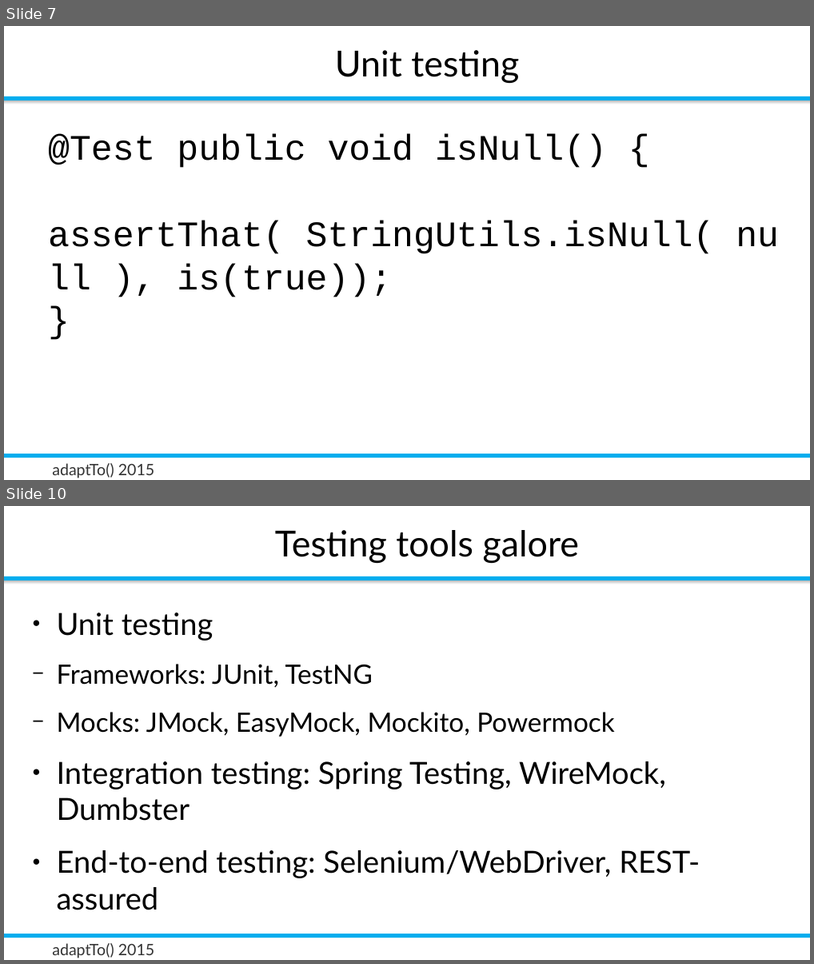
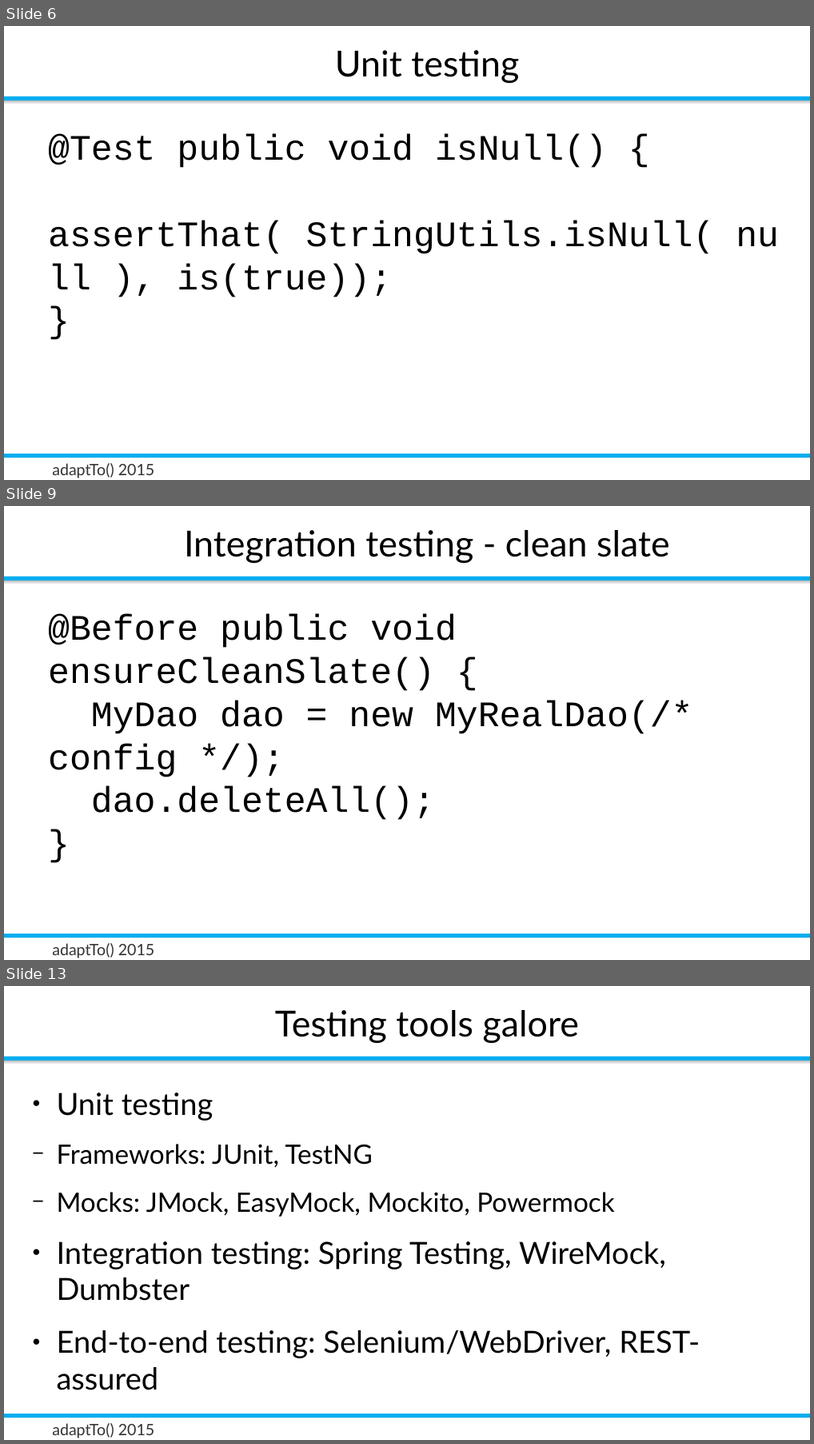
Before and after one commit to rombert/talks, a slide deck: adaptTo2015/How_Do_I_Test_My_Sling_Application-Robert_Munteanu.odp. Shown one above the other, each under a label of ours: slides 7 and 10 before the commit, slides 6, 9 and 13 after it; the slides between them are not shown. The pictures are 814x964 and 814x1444 pixels, drawn with LibreOffice and Linux fonts; fonts in the diff are those of the drawing; background and template pictures are left out. Boxes give left, top, right and bottom in pixels: in the first picture for what was removed or moved away, otherwise in the second. Text is boxed around its words. In the diff, an @@ line names an element or a change of style, - is before the commit and + after.

```diff
--- a/adaptTo2015/How_Do_I_Test_My_Sling_Application-Robert_Munteanu.odp
+++ b/adaptTo2015/How_Do_I_Test_My_Sling_Application-Robert_Munteanu.odp
@@ slide 9 added at <box>4,506,810,960</box>, background #FFFFFF; not listed: 4 template elements that a slide beside it also shows @@
@@ title added at <box>184,530,670,564</box>, 32 pt, text #000000 @@
+Integration testing - clean slate
@@ text added at <box>48,615,694,820</box>, 32 pt, text #000000 @@
+@Before public void ensureCleanSlate() {
+MyDao dao = new MyRealDao(/* config */);
+dao.deleteAll();
+}
@@ what was slide 7 is now slide 6 @@
@@ what was slide 10 is now slide 13 @@
```
Also in this commit, not shown: 5 slides changed, 3 other slides added, 2 slides removed, 1 other file.
